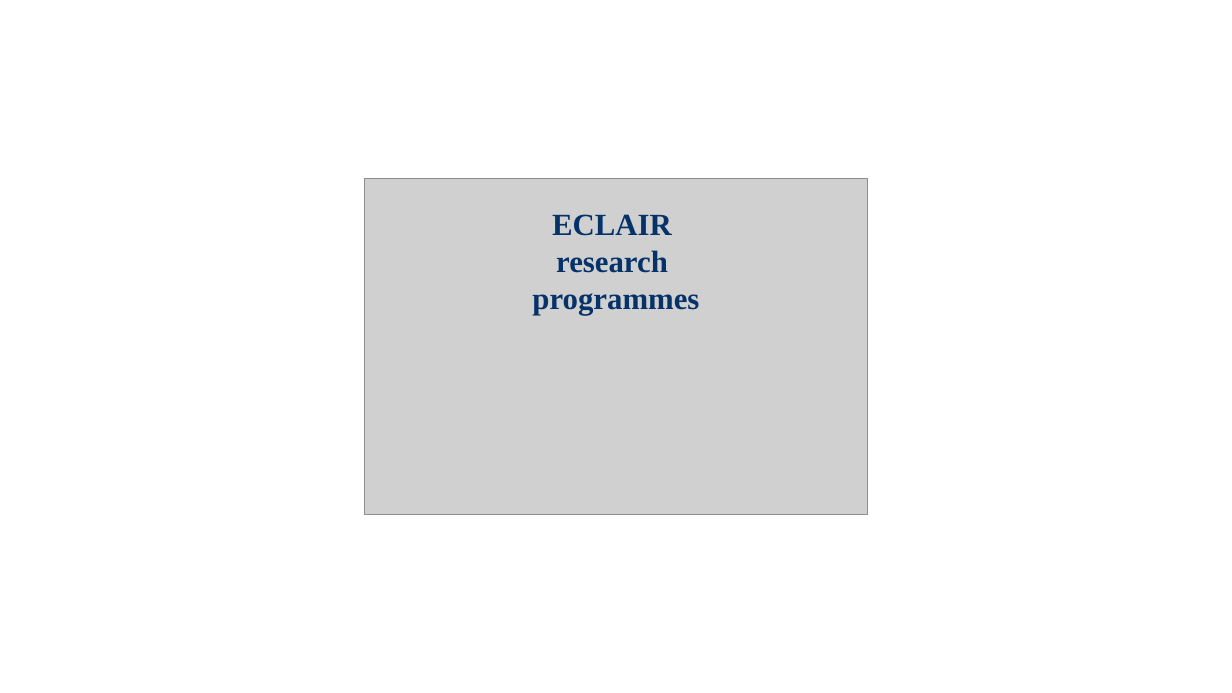
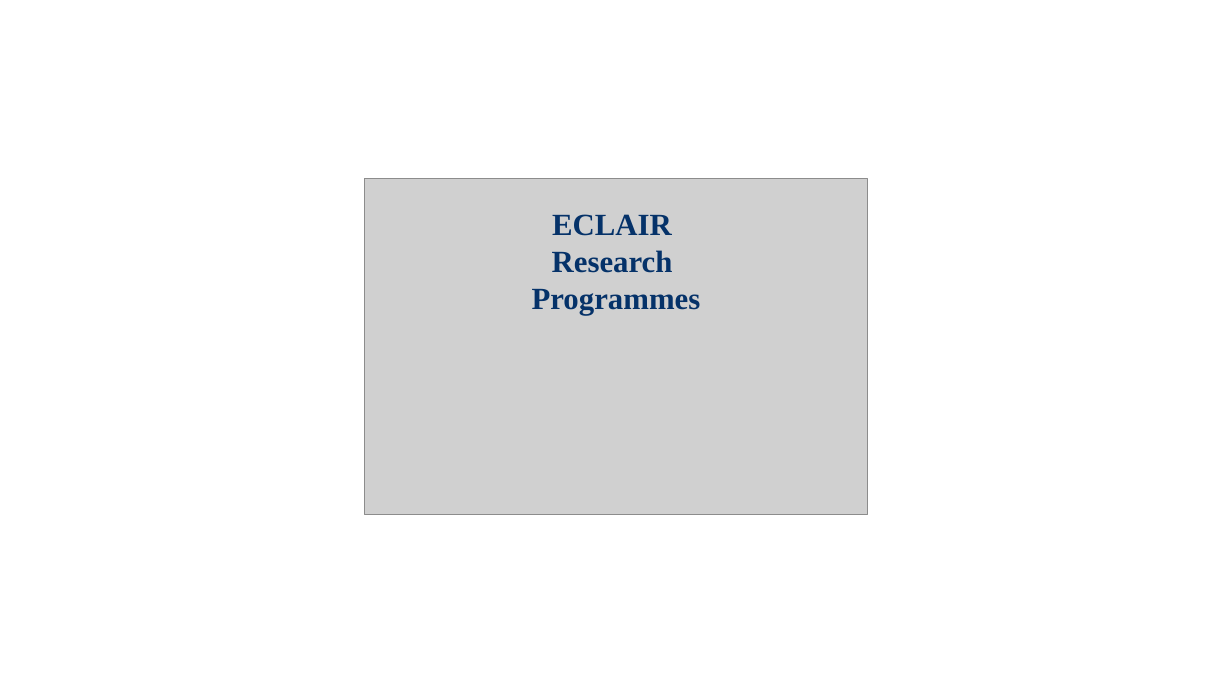
Before and after one commit to eclair-research/full, a slide deck: slide 13 of assets/visual-tiles.pptx (slide 9 before the commit). Drawn at 1232x693 pixels with LibreOffice and Linux fonts; fonts in the diff are those of the drawing; grey boxes stand for pictures. Boxes give left, top, right and bottom in pixels: in the first picture for what was removed or moved away, otherwise in the second. Text is boxed around its words. In the diff, an @@ line names an element or a change of style, - is before the commit and + after.

```diff
--- a/assets/visual-tiles.pptx
+++ b/assets/visual-tiles.pptx
@@ text at bbox=[532, 250, 701, 315]: text changed @@
-research
-programmes
+Research
+Programmes
```
Also in this commit, not shown: 1 other slide changed, 5 slides added, 1 slide removed, 10 other files.
